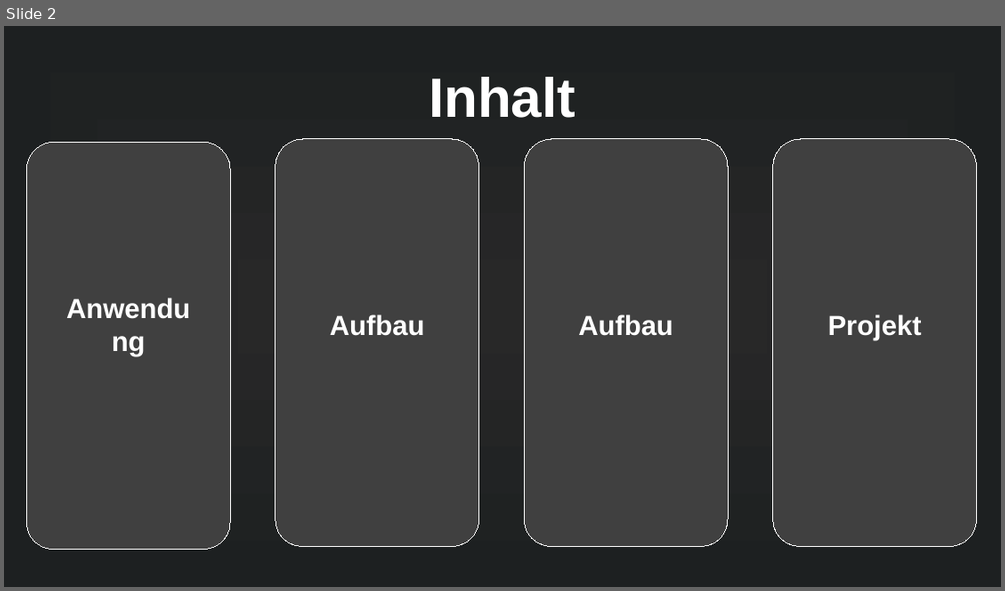
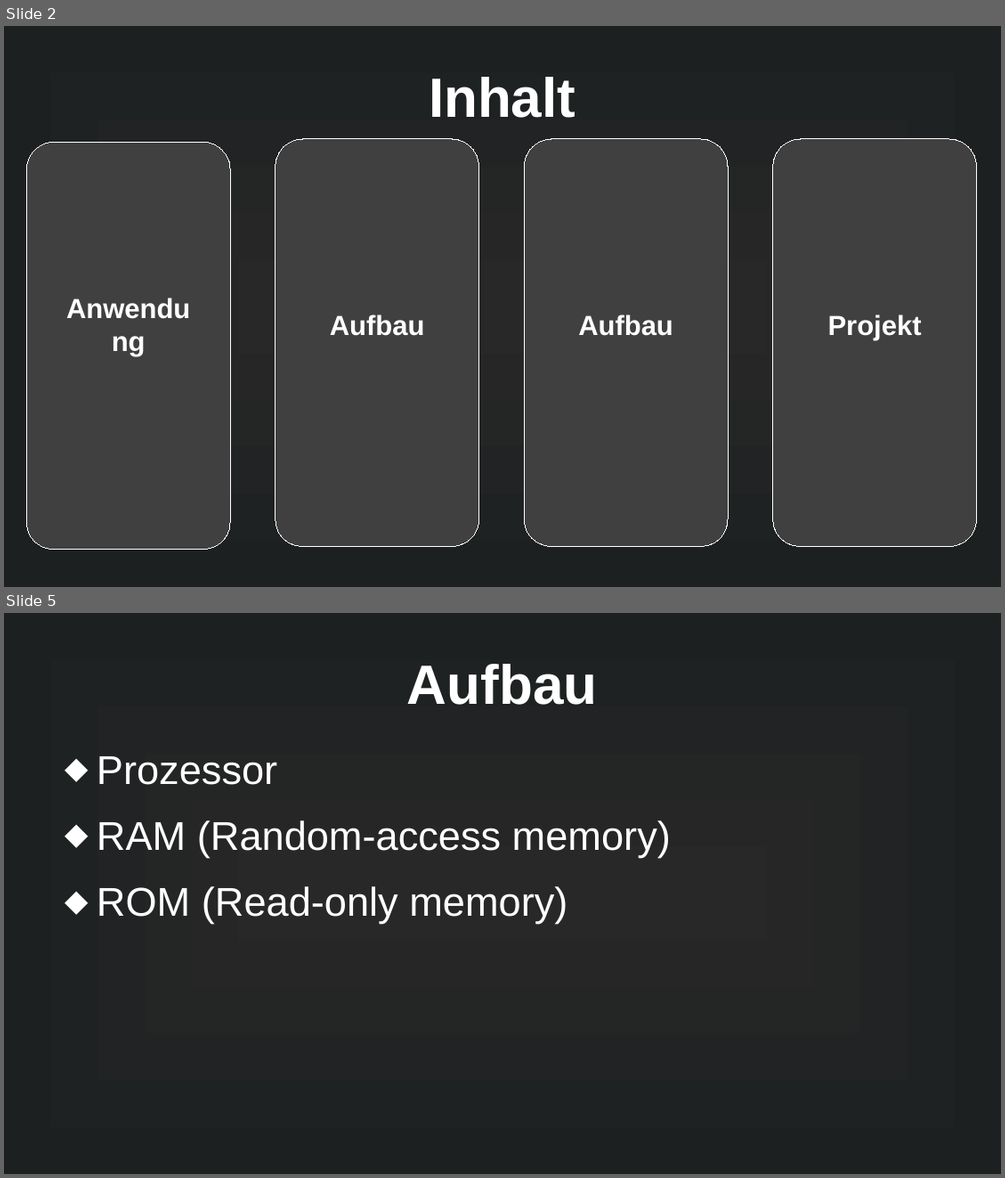
Before and after one commit to MuffinKran24/IMP_GFS, a slide deck: Microcontroller_GFS.odp. Shown one above the other, each under a label of ours: slide 2 before the commit, slides 2 and 5 after it; the slides between them are not shown. The pictures are 1005x591 and 1005x1178 pixels, drawn with LibreOffice and Linux fonts; fonts in the diff are those of the drawing. Boxes give left, top, right and bottom in pixels: in the first picture for what was removed or moved away, otherwise in the second. Text is boxed around its words. In the diff, an @@ line names an element or a change of style, - is before the commit and + after.

```diff
--- a/Microcontroller_GFS.odp
+++ b/Microcontroller_GFS.odp
@@ slide 5 added at bbox=[4, 613, 1001, 1174], background gradient #282828 to #1D2021 @@
@@ title added at bbox=[407, 664, 598, 705], 44 pt, text #FFFFFF, bold @@
+Aufbau
@@ text added at bbox=[97, 756, 671, 924], 32 pt, text #FFFFFF @@
+⬥ Prozessor
+⬥ RAM (Random-access memory)
+⬥ ROM (Read-only memory)
```
Also in this commit, not shown: 1 slide changed, 2 other slides added, 2 slides removed, 14 other files.
